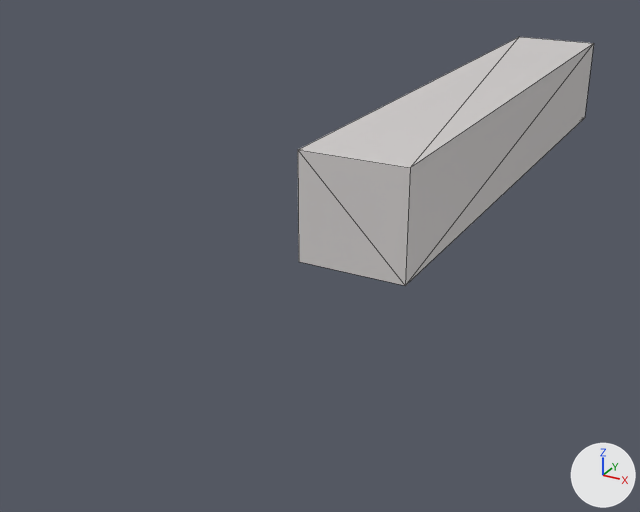
The glTF model Data/Models/StageObject/StageObject2.gltf: old version first, new version second.
Before and after are seen from a 50 mm lens placed at (3.03, -9.04, 2.12), pointed at (-0.69, -2.27, -1.27). Lighting does not change. The marker at lower right points along +X, +Y and +Z. Mesh edges are drawn as thin lines.
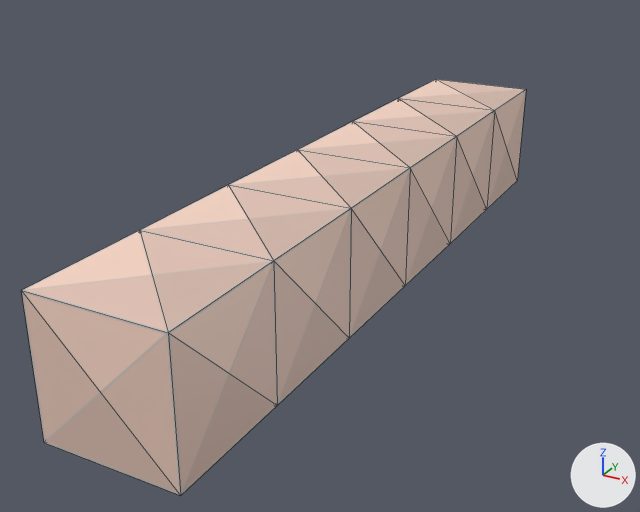
The newer file is also turned or shifted as a whole; pictures and numbers use the older file's frame.

Location of each change, (x1, y1, x2, y2) in pixels of the pictures (640 x 512 px):
'Cube.005', added (beige)
    after: (22, 230, 277, 495)
'Cube', surface changed, moved, turned, rescaled (grey to beige)
    before: (298, 37, 594, 286)
    after: (298, 122, 457, 286)
'Cube.004', added (beige)
    after: (141, 185, 351, 405)
'Cube.001', added (beige)
    after: (229, 150, 410, 338)
'Cube.002', added (beige)
    after: (353, 98, 495, 243)
'Cube.003', added (beige)
    after: (399, 79, 526, 209)

Patch to the scene script:
```diff
--- a/Data/Models/StageObject/StageObject2.gltf.py
+++ b/Data/Models/StageObject/StageObject2.gltf.py
@@ img_block @@
+img_block = load_image('block', 'block.png', 100, 100, 'sRGB')
@@ mat_material @@
 mat_material = principled_material('Material')
-mat_material.texture = img_stone
+mat_material.texture = img_block
 mat_material.roughness = 0.4
@@ me_cube_006 @@
+me_cube_006.from_pydata(...)  # a box spanning x -0.5..0.5, y -0.5..0.5, z -0.5..0.5
+me_cube_006.materials.append(mat_material)  # picture img_block
@@ ob_cube @@
 ob_cube = bpy.data.objects.new('Cube', me_cube_001)
-ob_cube.location = (0.0, 0.0, -0.5)
-ob_cube.rotation_euler = (1.571, 0.0, 0.0)  # degrees (90, 0, 0)
-ob_cube.scale = (1.0, 1.0, 6.0)
+ob_cube.location = (0.0, -2.5, -0.5)
@@ ob_cube_005 @@
+ob_cube_005 = bpy.data.objects.new('Cube.005', me_cube_006)
+ob_cube_005.location = (0.0, -5.5, -0.5)
@@ ob_cube_004 @@
+ob_cube_004 = bpy.data.objects.new('Cube.004', me_cube_006.copy())
+ob_cube_004.location = (0.0, -4.5, -0.5)
@@ ob_cube_003 @@
+ob_cube_003 = bpy.data.objects.new('Cube.003', me_cube_006.copy())
+ob_cube_003.location = (0.0, -0.5, -0.5)
@@ ob_cube_002 @@
+ob_cube_002 = bpy.data.objects.new('Cube.002', me_cube_006.copy())
+ob_cube_002.location = (0.0, -1.5, -0.5)
@@ ob_cube_001 @@
+ob_cube_001 = bpy.data.objects.new('Cube.001', me_cube_006.copy())
+ob_cube_001.location = (0.0, -3.5, -0.5)
```
